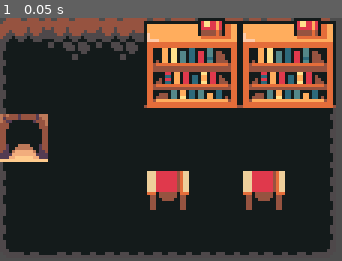
Above: before the commit, frame 1.
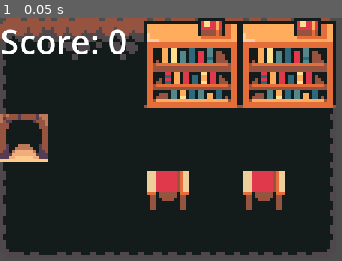
Above: after the commit, the same moment.

Repository: Bilboef/SO6.4
Game: Godot game, scene res://scenes/starter_cave.tscn
Two runs of this game, one before a commit and one after it. Both use one fixed random seed, a clock stepped at 60 frames per second and the inputs below. This scene is started directly instead of the project's main scene.
Inputs:
- Up to frame 1 (0.05 s): no input

The runs differ from the first frame. In frame 1, 1.3% of the frame differs, in the area x 0-37%, y 4-15%.
Error in both runs: Invalid assignment of property or key 'global_position' with value of type 'Vector2' on a base object of type 'null instance'. (res://scenes/base_scene.gd:30)

Commit message:
med starter_cave GUI

Diff:
--- a/scenes/starter_cave.tscn
+++ b/scenes/starter_cave.tscn
@@ -1,10 +1,14 @@
-[gd_scene load_steps=11 format=3 uid="uid://bfggtritg2r6s"]
+[gd_scene load_steps=15 format=3 uid="uid://bfggtritg2r6s"]
 
 [ext_resource type="Script" path="res://scenes/base_scene.gd" id="1_6ch6n"]
 [ext_resource type="Texture2D" uid="uid://dpmbtn3e7y0bf" path="res://Art/TilesetReliefDetail.png" id="1_yb2at"]
 [ext_resource type="Texture2D" uid="uid://ocmm63e1gfq6" path="res://Art/TilesetHole.png" id="2_m6l72"]
 [ext_resource type="Texture2D" uid="uid://crhm3b4a8yoxh" path="res://Art/TilesetElement.png" id="3_361r4"]
 [ext_resource type="PackedScene" uid="uid://bw62b02aemesd" path="res://scenes/scene_trigger.tscn" id="5_y6pmg"]
+[ext_resource type="Script" path="res://GUI/canvas_layer.gd" id="6_xfqor"]
+[ext_resource type="Script" path="res://Scene/currentscore_label.gd" id="7_nfv8g"]
+[ext_resource type="PackedScene" uid="uid://be43quqnwgl8g" path="res://GUI/hearts_container.tscn" id="8_pn6jn"]
+[ext_resource type="PackedScene" uid="uid://ch2hpk8m4c5yv" path="res://GUI/inventory_gui.tscn" id="9_3w4aj"]
 
 [sub_resource type="TileSetAtlasSource" id="TileSetAtlasSource_mxbis"]
 texture = ExtResource("1_yb2at")
@@ -312,3 +316,33 @@
 y_sort_enabled = true
 position = Vector2(-2.5, 1.5)
 shape = SubResource("RectangleShape2D_1fyw7")
+
+[node name="CanvasLayer" type="CanvasLayer" parent="."]
+process_mode = 3
+script = ExtResource("6_xfqor")
+
+[node name="scoreLabels" type="StaticBody2D" parent="CanvasLayer"]
+
+[node name="currentscoreLabel" type="RichTextLabel" parent="CanvasLayer/scoreLabels"]
+offset_right = 87.0
+offset_bottom = 25.0
+scale = Vector2(0.7, 0.7)
+text = "Score: 999"
+script = ExtResource("7_nfv8g")
+metadata/_edit_use_anchors_ = true
+
+[node name="heartsContainer" parent="CanvasLayer" instance=ExtResource("8_pn6jn")]
+
+[node name="InventoryGUI" parent="CanvasLayer" instance=ExtResource("9_3w4aj")]
+visible = false
+anchors_preset = 8
+anchor_left = 0.5
+anchor_top = 0.5
+anchor_right = 0.5
+anchor_bottom = 0.5
+offset_left = -66.5
+offset_top = -42.0
+offset_right = 66.5
+offset_bottom = 42.0
+grow_horizontal = 2
+grow_vertical = 2
